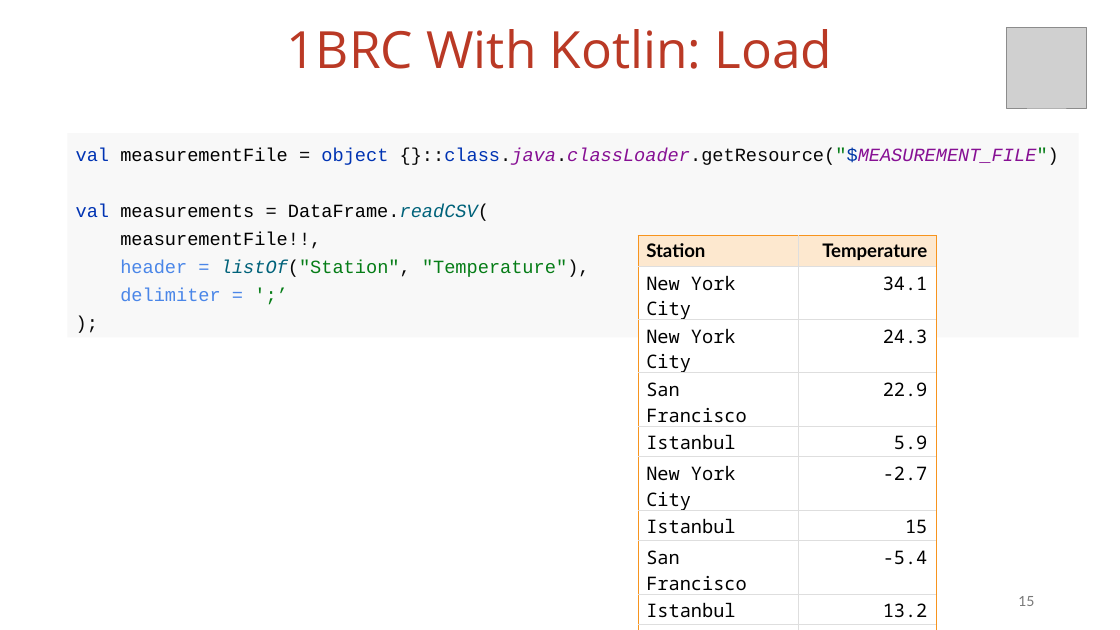
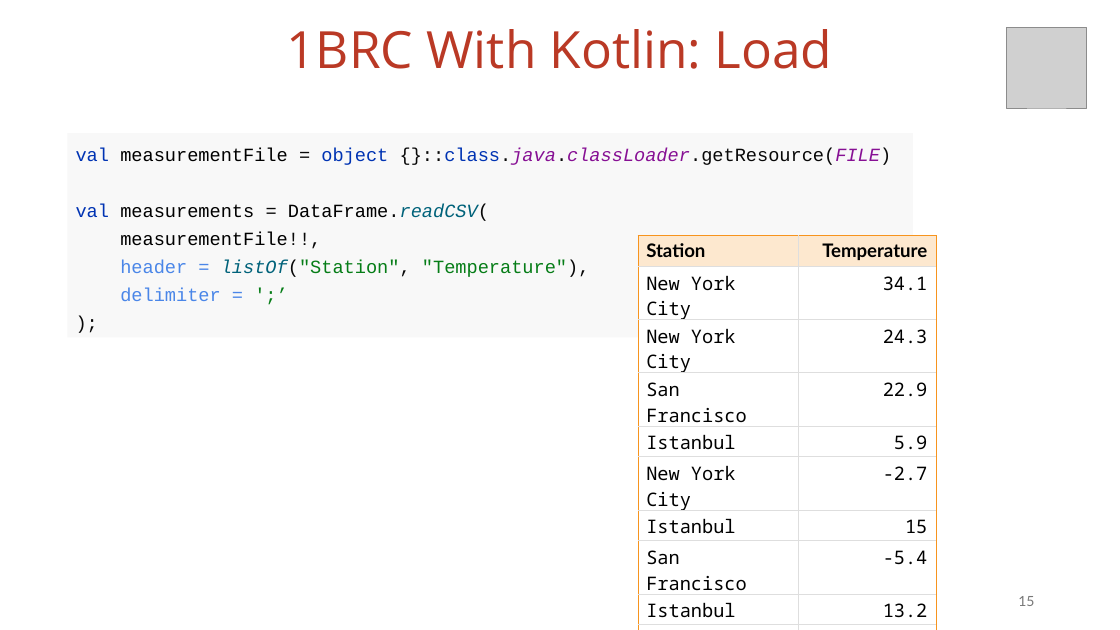
Before and after one commit to vmzakharov/missing-dataframe-talk, a slide deck: slide 15 of presentation/Missing_Dataframe_Long.pptx. Drawn at 1120x630 pixels with LibreOffice and Linux fonts; fonts in the diff are those of the drawing; grey boxes stand for pictures. Boxes give left, top, right and bottom in pixels: in the first picture for what was removed or moved away, otherwise in the second. Text is boxed around its words. In the diff, an @@ line names an element or a change of style, - is before the commit and + after.

```diff
--- a/presentation/Missing_Dataframe_Long.pptx
+++ b/presentation/Missing_Dataframe_Long.pptx
@@ rectangle "val measurementFile = object {}::class.java.classLoader.getR ...": place and size @@
-rectangle "val measurementFile = object {}::class.java.classLoader.getR ..." at box(67, 134, 1079, 338)
+rectangle "val measurementFile = object {}::class.java.classLoader.getR ..." at box(67, 134, 913, 338)
@@ text in rectangle at box(76, 148, 892, 301): text changed @@
-val measurementFile = object {}::class.java.classLoader.getResource("$MEASUREMENT_FILE")
-val measurements = DataFrame.readCSV(
-measurementFile!!,
-header = listOf("Station", "Temperature"),
-delimiter = ';’
-);
+val measurementFile = object {}::class.java.classLoader.getResource(FILE)
+val measurements = DataFrame.readCSV(
+measurementFile!!,
+header = listOf("Station", "Temperature"),
+delimiter = ';’
+);
```
Also in this commit, not shown: 7 other slides changed, 2 slides added, 1 slide removed, 1 other file.
